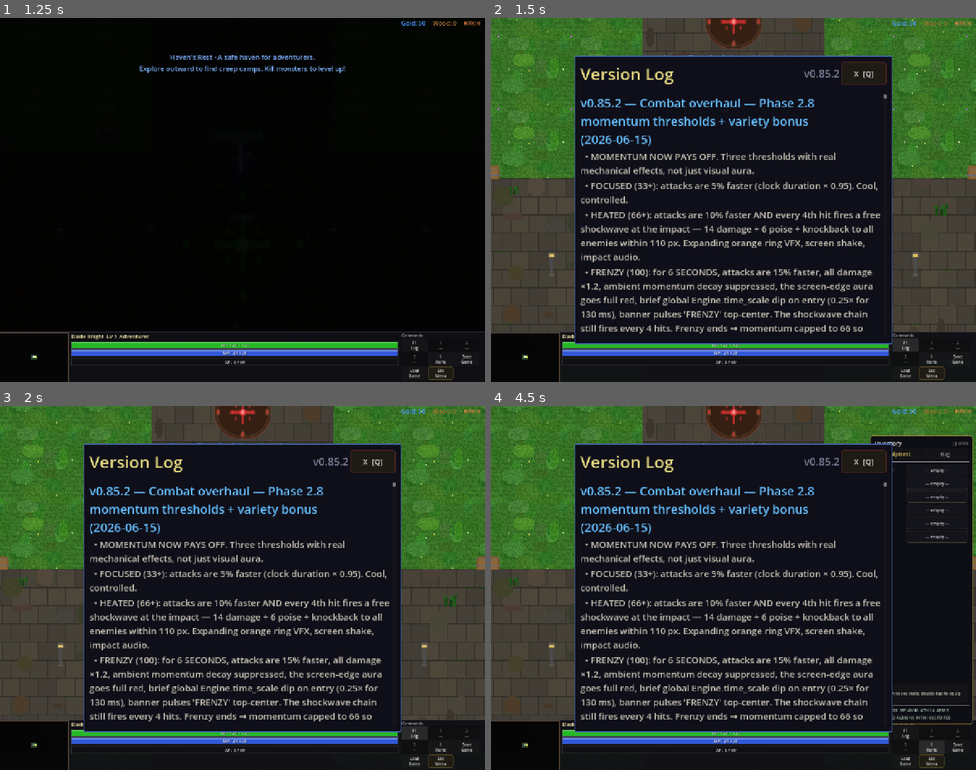
Above: before the commit, frames 1-4 (two rows, left to right).
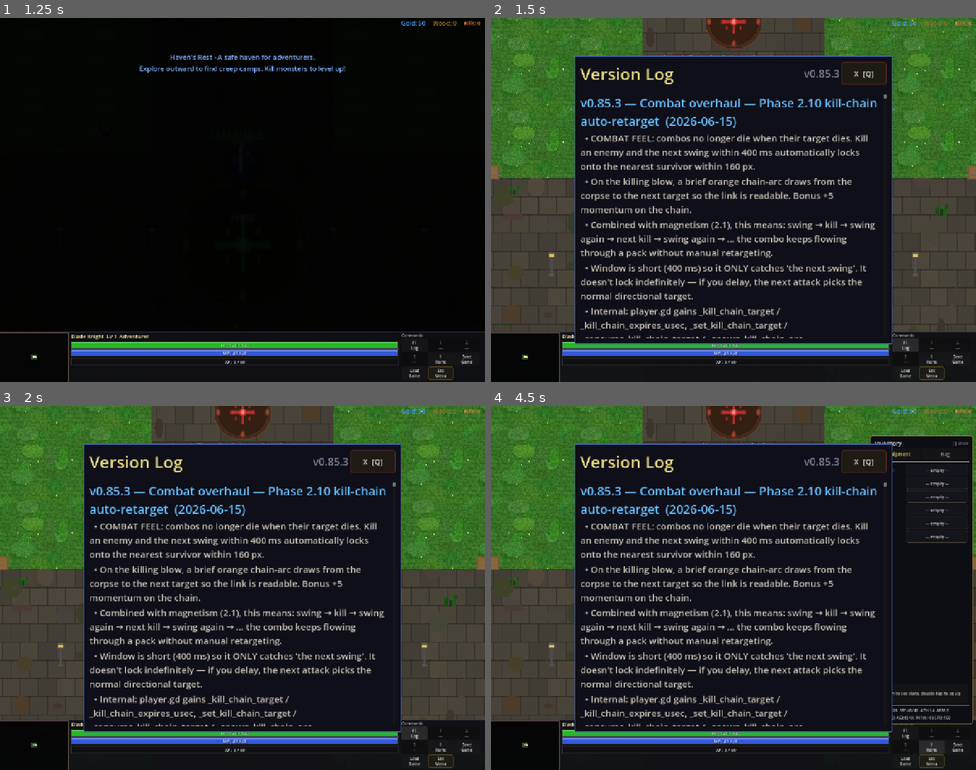
Above: after the commit, the same moments.

Repository: slxny/legends-open-rpg
Game: Godot game, scene res://scenes/main.tscn
Two runs of this game, one before a commit and one after it. Both use one fixed random seed, a clock stepped at 60 frames per second and the inputs below.
Inputs (mouse positions are in pixels of both pictures, inside the frame that each line leads up to):
- Up to frame 1 (1.25 s): tap Enter at 0.5 s; move the mouse to (218, 272) at 0.52 s; hold W (move_up) from 0.53 s (still down); hold Space (attack) from 0.53 s (still down); click (218, 272) at 0.67 s
- Up to frame 2 (1.5 s): release W (move_up) at 1.25 s; release Space (attack) at 1.25 s; click "F1 Log" at 1.25 s
- Up to frame 3 (2 s): no input
- Up to frame 4 (4.5 s): click "1 ---" at 2 s; click "2 ---" at 2.75 s; click "3 ---" at 3.5 s; click "I Items" at 4.25 s

Frame 1 is identical in both runs. In frame 2, 12% of the frame differs, in the area x 18-81%, y 15-88%; in frame 3, 12%; in frame 4, 12%.

Commit message:
v0.85.3: Combat overhaul — Phase 2.10 kill-chain auto-retarget
COMBAT FEEL: combos no longer die when their target dies. Kill an
enemy and the next swing within 400 ms automatically locks onto the
nearest survivor within 160 px.

- player.gd: new _kill_chain_target / _kill_chain_expires_usec state.
  _on_hit_resolved_for_momentum (was_lethal=true) calls
  _set_kill_chain_target which searches _nearby_enemies for the
  nearest survivor, locks it for 400 ms, credits +5 momentum bonus,
  and spawns a stretched orange slash_arc connecting corpse → next
  target so the chain is readable.
- _try_manual_attack now consults _consume_kill_chain_target before
  mouse_target / directional scoring. Target is single-use: consumed
  cleanly, then falls through to normal picking if the chain expired.
- MomentumComponent.add_bonus(amount, reason) public API for external
  systems to credit beyond on_hit_landed / on_kill / on_perfect_dodge.

Combined with magnetism (2.1) this means: swing → kill → swing →
next kill → swing → ... the combo flows through a pack without
manual retargeting.

Headless: smoke all PASS, parse clean. Grep guard CLEAN.

Co-Authored-By: Claude Opus 4.7 (1M context) <noreply@anthropic.com>

Diff:
--- a/scenes/player/player.gd
+++ b/scenes/player/player.gd
@@ -174,6 +174,13 @@
 # Captured at the moment a swing's contact callback fires so radial trauma
 # becomes directional shake. Cleared each time the player attacks.
 var _last_hit_direction: Vector2 = Vector2.ZERO
+# Phase 2.10 — kill-chain auto-retarget. On a lethal hit we lock onto the
+# nearest remaining enemy for the next swing so combos don't die with the
+# enemy that just took the killing blow.
+var _kill_chain_target: Node2D = null
+var _kill_chain_expires_usec: int = 0
+const _KILL_CHAIN_RADIUS_SQ: float = 160.0 * 160.0
+const _KILL_CHAIN_WINDOW_MS: int = 400
 # Phase 2.3 — dodge component. Created in _ready, owns dodge state +
 # i-frames + perfect-dodge detection. Player remains the sole writer of
 # CharacterBody2D.velocity; the controller provides a velocity overlay.
@@ -1187,12 +1194,18 @@
 
 	_enemies_in_range = _enemies_in_range.filter(func(e): return is_instance_valid(e) and not e.get("_is_dead"))
 
+	# Phase 2.10 — kill-chain auto-retarget. If we killed an enemy within
+	# the chain window, the next swing prefers the nearest survivor so
+	# combos keep flowing through a pack.
+	var hit_target: Node2D = _consume_kill_chain_target()
+	if hit_target != null and not (hit_target in _enemies_in_range):
+		hit_target = null  # Out of range now — fall through to normal picking.
+
 	# Find the best target in the attack direction
-	var hit_target: Node2D = null
 	var mouse_target = _get_enemy_at_mouse()
-	if mouse_target and mouse_target in _enemies_in_range:
+	if hit_target == null and mouse_target and mouse_target in _enemies_in_range:
 		hit_target = mouse_target
-	else:
+	if hit_target == null:
 		var best_score := -INF
 		for enemy in _enemies_in_range:
 			var to_enemy = (enemy.global_position - global_position)
@@ -4017,9 +4030,10 @@
 	if is_instance_valid(result.event.victim):
 		vpos = result.event.victim.global_position
 	_momentum.on_hit_landed(result.event.attack_id, bool(result.was_crit), vpos)
-	# Kill grant.
+	# Kill grant + kill-chain auto-retarget (Phase 2.10).
 	if bool(result.was_lethal):
 		_momentum.on_kill()
+		_set_kill_chain_target(vpos, result.event.victim)
 
 
 # Phase 2.5 — perfect-dodge reward.
@@ -4043,6 +4057,83 @@
 		if enemy.global_position.distance_squared_to(global_position) > _PERFECT_DODGE_RADIUS_SQ:
 			continue
 		HitStopController.freeze_target(enemy, _PERFECT_DODGE_FREEZE_MS, 1)  # VICTIM
+
+
+# Phase 2.10 — kill-chain auto-retarget.
+# After a lethal hit, find the nearest other enemy within radius and
+# lock it in as the next attack target. Window is short (400 ms) so it
+# only catches "the swing right after a kill" — not an indefinite lock.
+# Also grants +5 bonus momentum and draws a brief arc from corpse to
+# next target so the chain is readable.
+func _set_kill_chain_target(from_pos: Vector2, killed: Node2D) -> void:
+	if _is_dead:
+		return
+	var best: Node2D = null
+	var best_d_sq: float = _KILL_CHAIN_RADIUS_SQ
+	for enemy in _nearby_enemies:
+		if not is_instance_valid(enemy) or enemy == killed:
+			continue
+		if enemy.get("_is_dead"):
+			continue
+		var d_sq: float = enemy.global_position.distance_squared_to(from_pos)
+		if d_sq <= best_d_sq:
+			best_d_sq = d_sq
+			best = enemy
+	if best == null:
+		return
+	_kill_chain_target = best
+	_kill_chain_expires_usec = Time.get_ticks_usec() + _KILL_CHAIN_WINDOW_MS * 1000
+	# Momentum chain bonus.
+	if _momentum != null and _momentum.has_method("add_bonus"):
+		_momentum.add_bonus(5.0, &"kill_chain")
+	# Visual: stretched slash arc from corpse → next target as the chain link.
+	_spawn_kill_chain_arc(from_pos, best.global_position)
+
+
+# Returns the chain target if still valid; null otherwise. Always clears
+# the slot after consume so a single chain triggers exactly one retarget.
+func _consume_kill_chain_target() -> Node2D:
+	if _kill_chain_target == null:
+		return null
+	if not is_instance_valid(_kill_chain_target) or _kill_chain_target.get("_is_dead"):
+		_kill_chain_target = null
+		return null
+	if Time.get_ticks_usec() > _kill_chain_expires_usec:
+		_kill_chain_target = null
+		return null
+	var t := _kill_chain_target
+	_kill_chain_target = null
+	_kill_chain_expires_usec = 0
+	return t
+
+
+func _spawn_kill_chain_arc(from_pos: Vector2, to_pos: Vector2) -> void:
+	var tex = SpriteGenerator.get_texture("slash_arc")
+	if tex == null:
+		tex = SpriteGenerator.get_texture("ring_flash")
+	if tex == null:
+		return
+	var arc := Sprite2D.new()
+	arc.texture = tex
+	arc.texture_filter = CanvasItem.TEXTURE_FILTER_NEAREST
+	var mid: Vector2 = (from_pos + to_pos) * 0.5
+	arc.global_position = mid
+	var dir: Vector2 = (to_pos - from_pos)
+	var dist: float = dir.length()
+	if dist < 1.0:
+		return
+	arc.rotation = dir.angle()
+	# Stretched along the chain so it reads as a connecting bolt.
+	arc.scale = Vector2(dist / 60.0, 0.6)
+	arc.modulate = Color(1.7, 0.6, 0.1, 0.9)
+	arc.z_index = 6
+	_get_world_node().add_child(arc)
+	var t := arc.create_tween()
+	t.set_parallel(true)
+	t.tween_property(arc, "scale", arc.scale * Vector2(1.1, 1.8), 0.18)
+	t.tween_property(arc, "modulate:a", 0.0, 0.22).set_trans(Tween.TRANS_QUAD).set_ease(Tween.EASE_IN)
+	t.set_parallel(false)
+	t.tween_callback(arc.queue_free)
 
 
 # Momentum-aura update. Fades in over 60 momentum; max intensity at
--- a/scenes/ui/changelog_dialog.gd
+++ b/scenes/ui/changelog_dialog.gd
@@ -9,9 +9,21 @@
 var _is_visible: bool = false
 var _is_mobile: bool = false
 
-const GAME_VERSION := "v0.85.2"
+const GAME_VERSION := "v0.85.3"
 
 const CHANGELOG: Array[Dictionary] = [
+	{
+		"version": "v0.85.3",
+		"title": "Combat overhaul — Phase 2.10 kill-chain auto-retarget",
+		"date": "2026-06-15",
+		"entries": [
+			"COMBAT FEEL: combos no longer die when their target dies. Kill an enemy and the next swing within 400 ms automatically locks onto the nearest survivor within 160 px.",
+			"On the killing blow, a brief orange chain-arc draws from the corpse to the next target so the link is readable. Bonus +5 momentum on the chain.",
+			"Combined with magnetism (2.1), this means: swing → kill → swing again → next kill → swing again → … the combo keeps flowing through a pack without manual retargeting.",
+			"Window is short (400 ms) so it ONLY catches 'the next swing'. It doesn't lock indefinitely — if you delay, the next attack picks the normal directional target.",
+			"Internal: player.gd gains _kill_chain_target / _kill_chain_expires_usec, _set_kill_chain_target / _consume_kill_chain_target / _spawn_kill_chain_arc. MomentumComponent adds public add_bonus(amount, reason). _try_manual_attack consults the chain target before the mouse target / directional scoring fallback.",
+		]
+	},
 	{
 		"version": "v0.85.2",
 		"title": "Combat overhaul — Phase 2.8 momentum thresholds + variety bonus",
--- a/scripts/components/momentum_component.gd
+++ b/scripts/components/momentum_component.gd
@@ -179,6 +179,11 @@
 	_credit(float(kill_grant), &"kill")
 
 
+# Phase 2.10 — bonus grant from kill chain or other external systems.
+func add_bonus(amount: float, reason: StringName) -> void:
+	_credit(amount, reason)
+
+
 func on_perfect_dodge() -> void:
 	_credit(float(perfect_dodge_grant), &"perfect_dodge")
 
